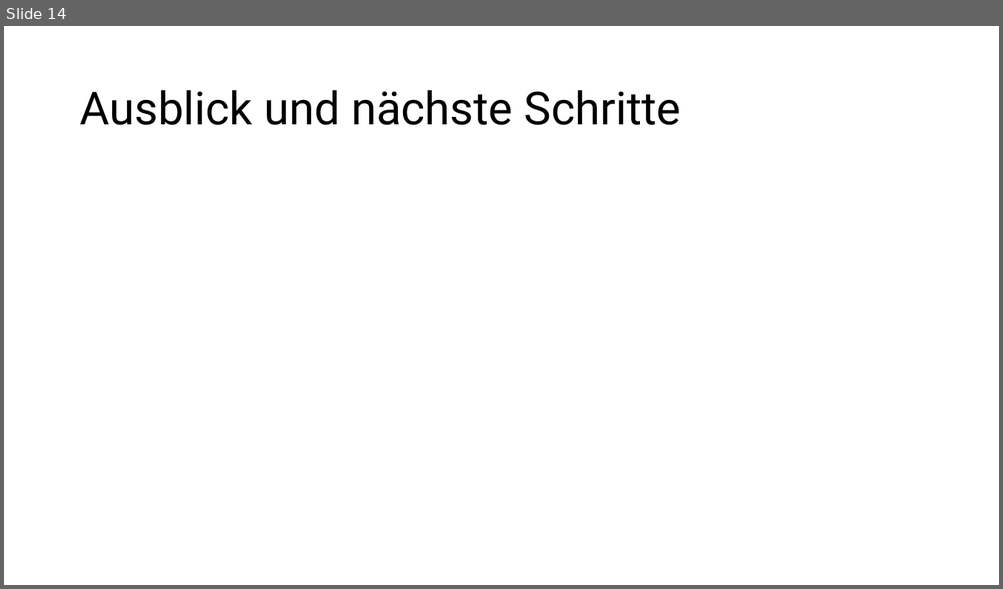
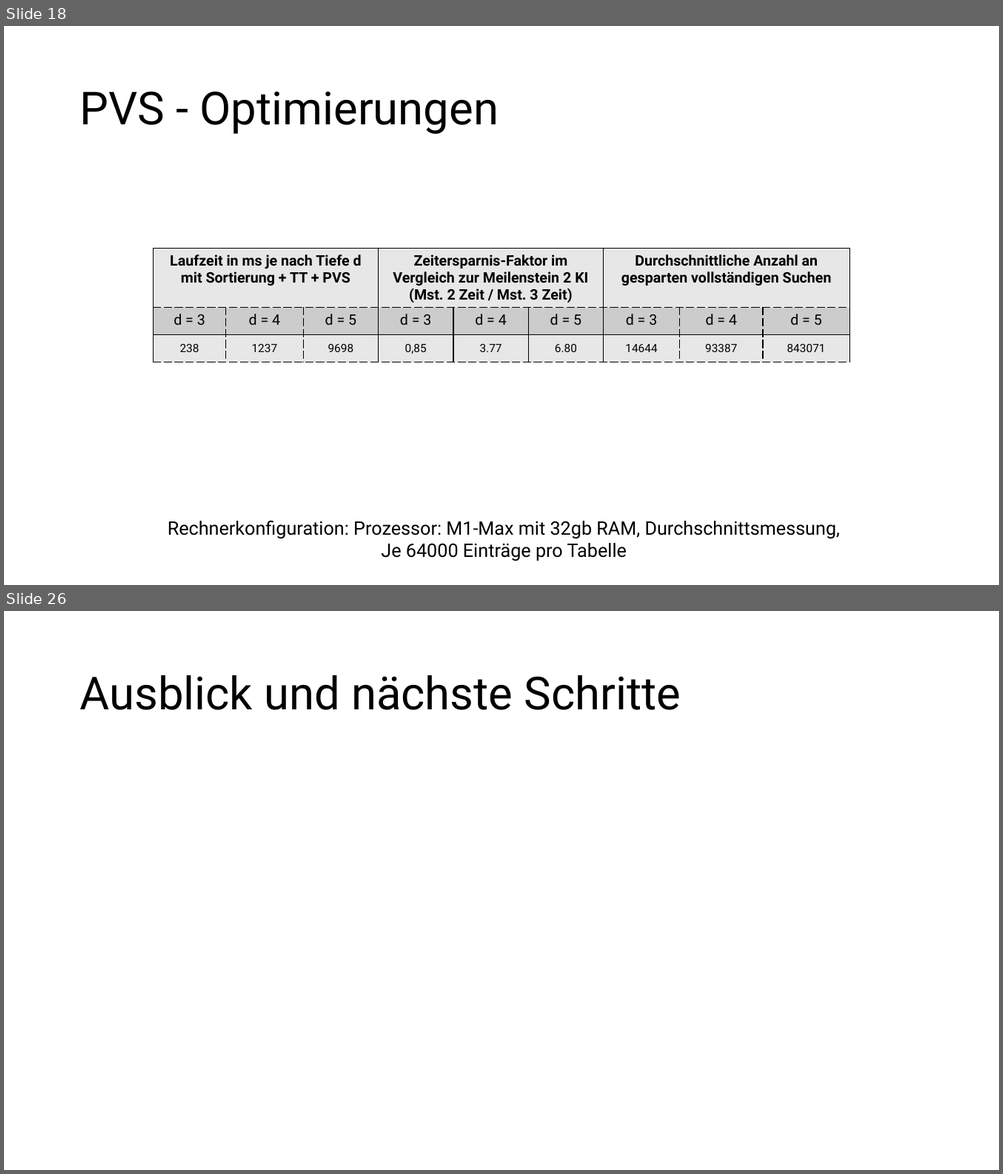
Before and after one commit to patrickzda/chess_engine, a slide deck: presentations/PJ_KI_MST3.pptx. Shown one above the other, each under a label of ours: slide 14 before the commit, slides 18 and 26 after it; the slides between them are not shown. The pictures are 1003x589 and 1003x1174 pixels, drawn with LibreOffice and Linux fonts; fonts in the diff are those of the drawing. Boxes give left, top, right and bottom in pixels: in the first picture for what was removed or moved away, otherwise in the second. Text is boxed around its words. In the diff, an @@ line names an element or a change of style, - is before the commit and + after.

```diff
--- a/presentations/PJ_KI_MST3.pptx
+++ b/presentations/PJ_KI_MST3.pptx
@@ slide 18 added at <box>4,26,999,585</box>, background #FFFFFF @@
@@ title added at <box>79,91,499,134</box>, 44 pt, text #000000 @@
+PVS - Optimierungen
@@ table added at <box>153,248,851,363</box>, 3 rows, 9 columns @@
+Laufzeit in ms je nach Tiefe d mit Sortierung + TT + PVS |  |  | Zeitersparnis-Faktor im Vergleich zur Meilenstein 2 KI / (Mst. 2 Zeit / Mst. 3 Zeit) |  |  | Durchschnittliche Anzahl an gesparten vollständigen Suchen |  | 
+d = 3 | d = 4 | d = 5 | d = 3 | d = 4 | d = 5 | d = 3 | d = 4 | d = 5
+238 | 1237 | 9698 | 0,85 | 3.77 | 6.80 | 14644 | 93387 | 843071
@@ text added at <box>168,521,840,562</box>, 18 pt, text #000000 @@
+Rechnerkonfiguration: Prozessor: M1-Max mit 32gb RAM, Durchschnittsmessung,
+Je 64000 Einträge pro Tabelle
@@ what was slide 14 is now slide 26 @@
```
Also in this commit, not shown: 3 slides changed, 19 other slides added, 8 slides removed.
